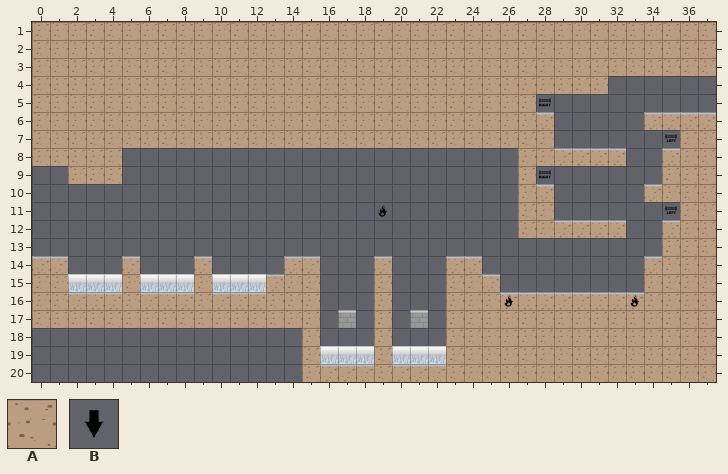
Two states of a Tiled map, resources/maps/level1_stage2.tmx. The picture above was drawn from the file before the commit.
Cells are 64x64 px. Shown: x 0..37, y 1..20.
Key: from "tilesheet": A 4, B 8.
_ is an empty cell, # one hidden under a higher layer.
Layers that did not change in this view are not listed.
Layer "background" before, first column x 0:
 1 AAAAAAAAAAAAAAABAAAAAAAAAAAAAAAAAAAAAA
 2 AAAAAAAAAAAAAAAAAAAAAAAAAAAAAAAAAAAAAA
 3 AAAAAAAAAAAAAAAAAAAAAAAAAAAAAAAA______
 4 AAAAAAAAAAAAAAAAAAAAAAAAAAAA__________
 5 AAAAAAAAAAAAAAAAAAAAAAAAAAA___________
 6 AAAAAAAAAAAAAAAAAAAAAAAAAAAA__________
 7 AAAA_________________________________A
 8 AAAA________________________________AA
 9 __AA________________________________AA
10 ____________________________________AA
11 _____________________________________A
12 ____________________________________AA
13 ____________________________________AA
14 ____________________________________AA
15 A_____________A_________A___________AA
16 AA___A___A###AA_________AA________AAAA
17 AAAAAAAAAAAAAAA_________AAAAAAAAAAAAAA
18 ________________________AAAAAAAAAAAAAA
19 ________________________AAAAAAAAAAAAAA
20 ________________________AAAAAAAAAAAAAA
New version:
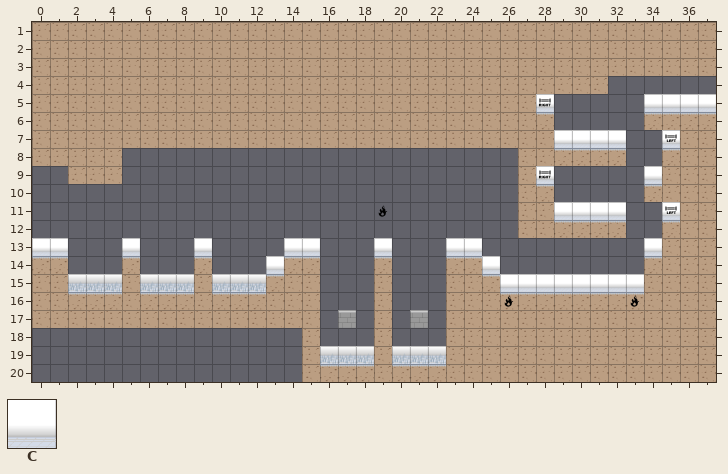
Further tiles: from "tilesheet": C 2.
Changes in this commit:
Changed rows in their new state; . is an unchanged cell.
Layer "background":
first column x 0:
 5 ............................C.....CCCC
 7 .............................CCCC..C..
 9 ............................C.....C...
11 .............................CCCC..C..
13 CC...C...C....CC...C...CC.........C...
14 .............C...........C............
15 ..........................CCCCCCCC....
